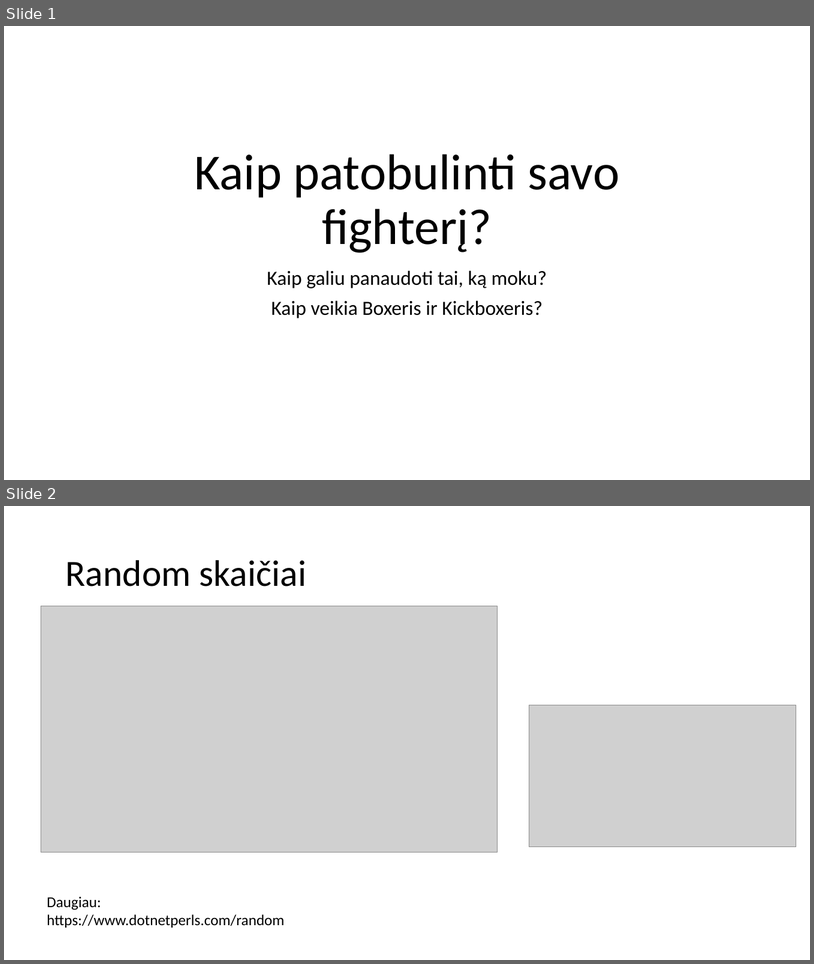
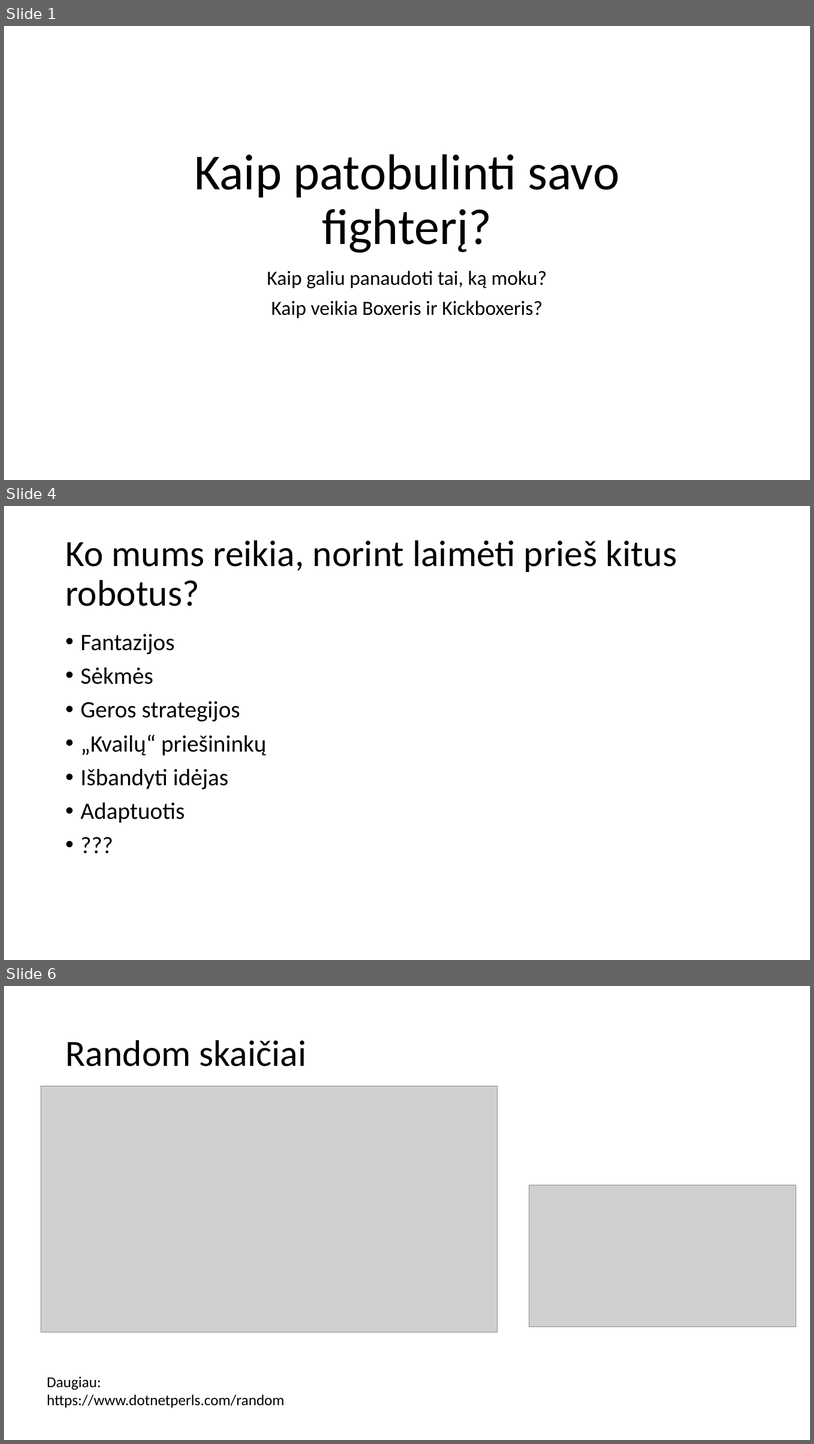
Before and after one commit to susnyrut/Pamokos, a slide deck: 10_pamoka_12_13/10pamoka.pptx. Shown one above the other, each under a label of ours: slides 1 and 2 before the commit, slides 1, 4 and 6 after it; the slides between them are not shown. The pictures are 814x964 and 814x1444 pixels, drawn with LibreOffice and Linux fonts; fonts in the diff are those of the drawing; grey boxes stand for pictures. Boxes give left, top, right and bottom in pixels: in the first picture for what was removed or moved away, otherwise in the second. Text is boxed around its words. In the diff, an @@ line names an element or a change of style, - is before the commit and + after.

```diff
--- a/10_pamoka_12_13/10pamoka.pptx
+++ b/10_pamoka_12_13/10pamoka.pptx
@@ slide 4 added at [4,506,810,960], background #FFFFFF @@
@@ title added at [65,540,677,606], 44 pt, text #000000 @@
+Ko mums reikia, norint laimėti prieš kitus robotus?
@@ text added at [81,634,266,823], 28 pt, text #000000 @@
+• Fantazijos
+• Sėkmės
+• Geros strategijos
+• „Kvailų“ priešininkų
+• Išbandyti idėjas
+• Adaptuotis
+• ???
@@ what was slide 2 is now slide 6 @@
```
Also in this commit, not shown: 4 other slides added, 1 other file.
